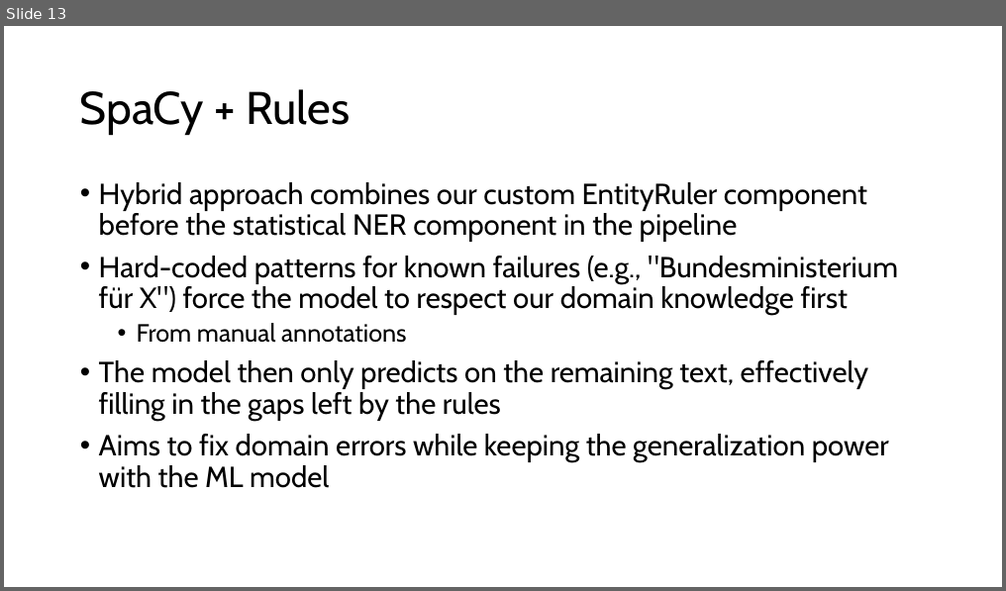
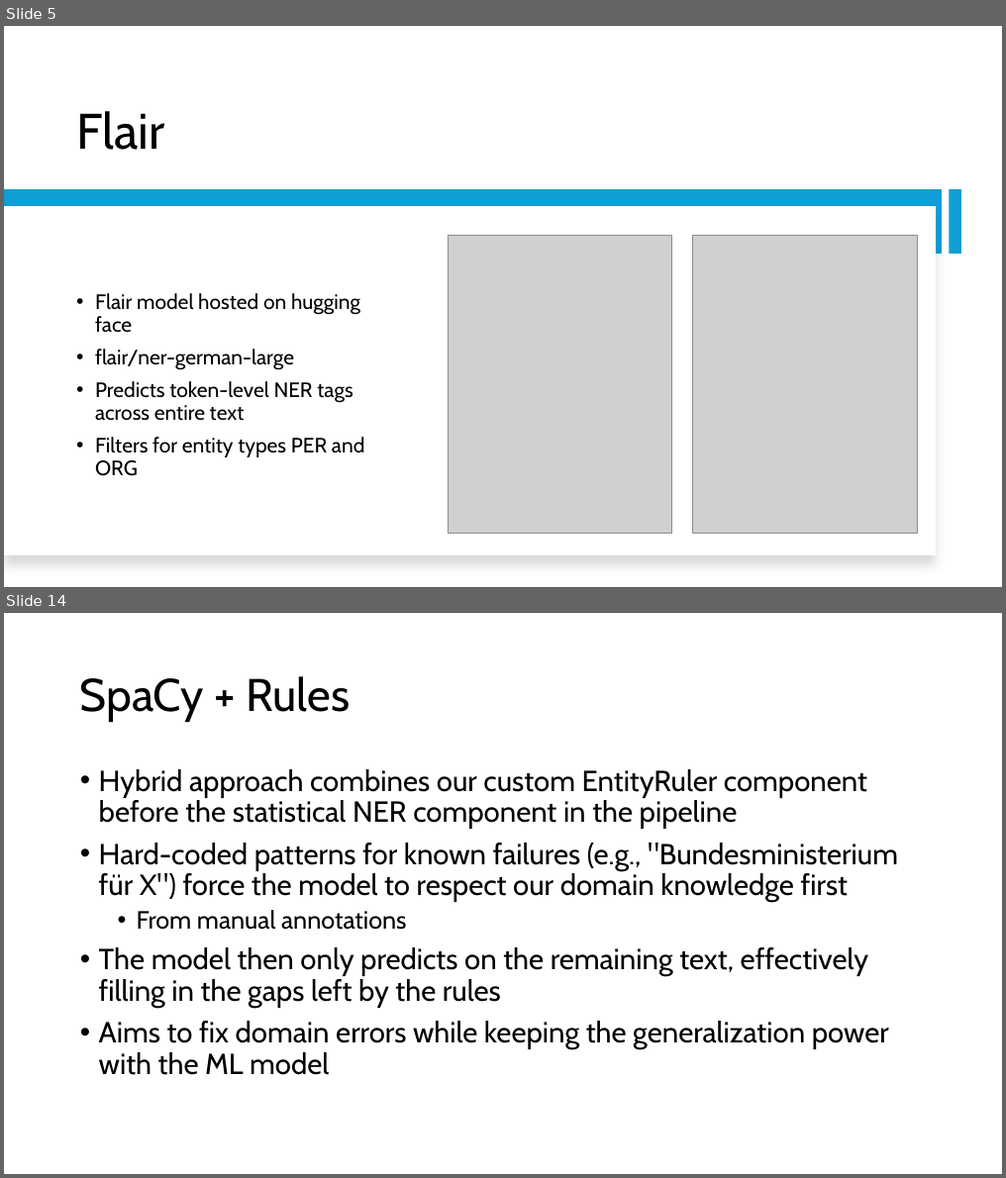
Before and after one commit to kiliankoeck/NLP, a slide deck: NLP-Group18.pptx. Shown one above the other, each under a label of ours: slide 13 before the commit, slides 5 and 14 after it; the slides between them are not shown. The pictures are 1006x591 and 1006x1178 pixels, drawn with LibreOffice and Linux fonts; fonts in the diff are those of the drawing; grey boxes stand for pictures. Boxes give left, top, right and bottom in pixels: in the first picture for what was removed or moved away, otherwise in the second. Text is boxed around its words. In the diff, an @@ line names an element or a change of style, - is before the commit and + after.

```diff
--- a/NLP-Group18.pptx
+++ b/NLP-Group18.pptx
@@ slide 5 added at <box>4,26,1002,587</box>, background #FFFFFF @@
@@ title added at <box>76,111,164,150</box>, 48 pt, text #000000 @@
+Flair
@@ rectangle added at <box>4,190,943,254</box>, fill #0F9ED5 @@
@@ rectangle added at <box>948,190,961,254</box>, fill #0F9ED5 @@
@@ rectangle added at <box>4,206,936,556</box>, fill #FFFFFF @@
@@ picture added at <box>448,236,672,534</box> @@
@@ picture added at <box>693,236,918,534</box> @@
@@ text added at <box>95,293,365,476</box>, 20 pt, text #000000 @@
+• Flair model hosted on hugging face
+• flair/ner-german-large
+• Predicts token-level NER tags across entire text
+• Filters for entity types PER and ORG
@@ what was slide 13 is now slide 14 @@
```
Also in this commit, not shown: 7 slides changed, 5 other slides added, 5 slides removed.
